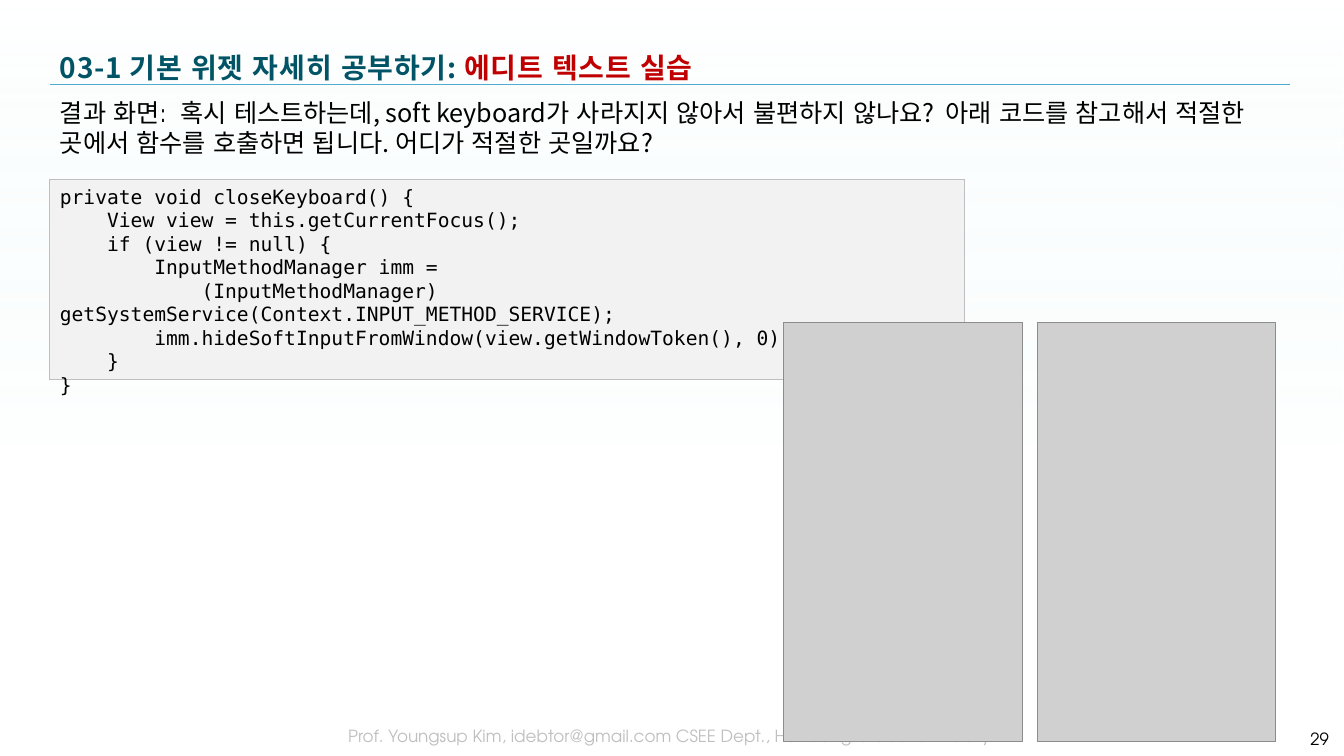
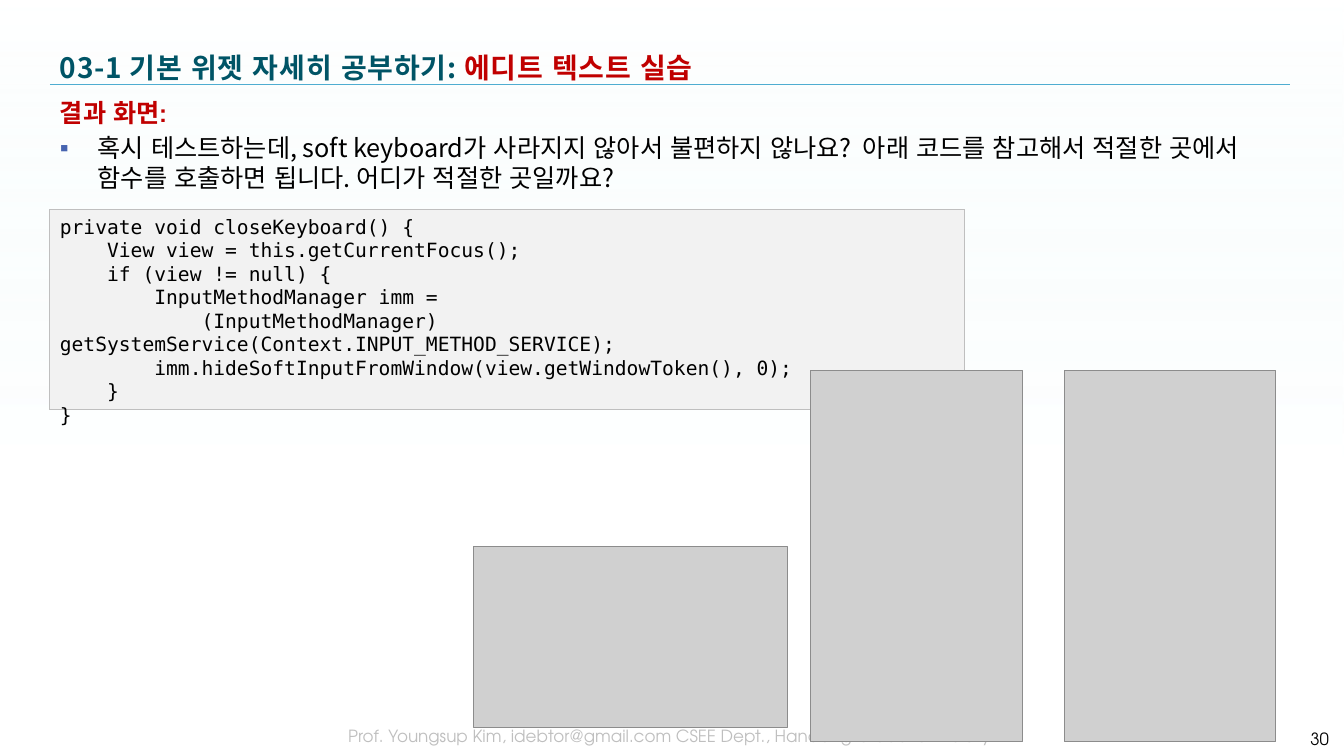
Before and after one commit to tae7841/HuStarAS, a slide deck: slide 30 of ppts/03Widget.pptx (slide 29 before the commit). Drawn at 1344x756 pixels with LibreOffice and Linux fonts; fonts in the diff are those of the drawing; grey boxes stand for pictures; background and template pictures are left out. Boxes give left, top, right and bottom in pixels: in the first picture for what was removed or moved away, otherwise in the second. Text is boxed around its words. In the diff, an @@ line names an element or a change of style, - is before the commit and + after.

```diff
--- a/ppts/03Widget.pptx
+++ b/ppts/03Widget.pptx
@@ text at box(60, 101, 1239, 189): text changed @@
-결과 화면: 혹시 테스트하는데, soft keyboard가 사라지지 않아서 불편하지 않나요? 아래 코드를 참고해서 적절한 곳에서 함수를 호출하면 됩니다. 어디가 적절한 곳일까요?
+결과 화면:
+▪ 혹시 테스트하는데, soft keyboard가 사라지지 않아서 불편하지 않나요? 아래 코드를 참고해서 적절한 곳에서 함수를 호출하면 됩니다. 어디가 적절한 곳일까요?
@@ rectangle "private void closeKeyboard() {": place and size @@
-rectangle "private void closeKeyboard() {" at box(50, 179, 965, 380)
+rectangle "private void closeKeyboard() {" at box(50, 210, 965, 410)
@@ picture: place and size @@
-picture at box(783, 323, 1023, 742)
+picture at box(811, 370, 1023, 742)
@@ picture: place and size @@
-picture at box(1037, 323, 1276, 742)
+picture at box(1065, 370, 1276, 742)
@@ picture added at box(474, 546, 787, 728) @@
@@ page number at box(1310, 732, 1329, 746): text changed @@
-29
+30
```
Also in this commit, not shown: 2 other slides changed, 2 slides added, 1 slide removed, 1 other file.
